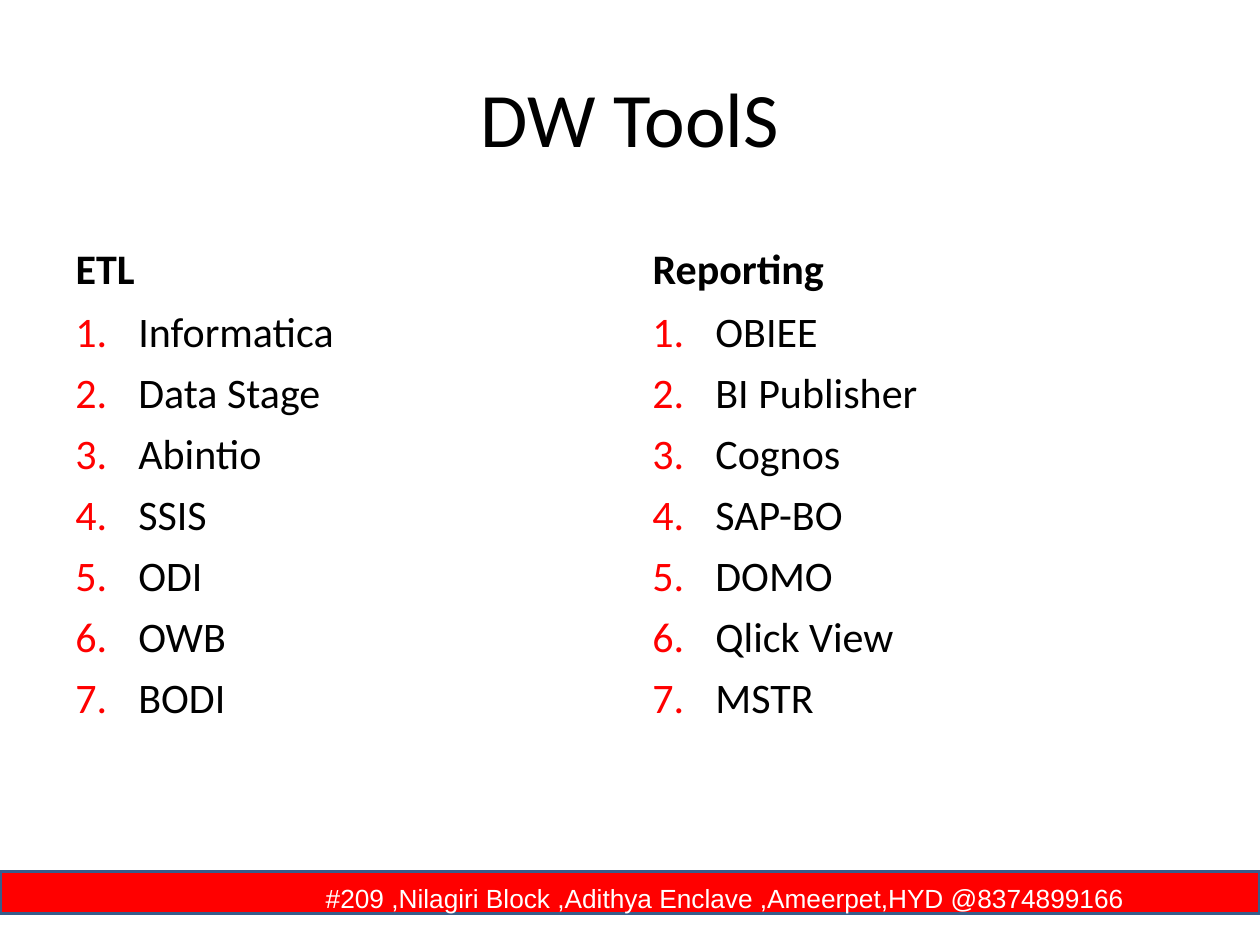
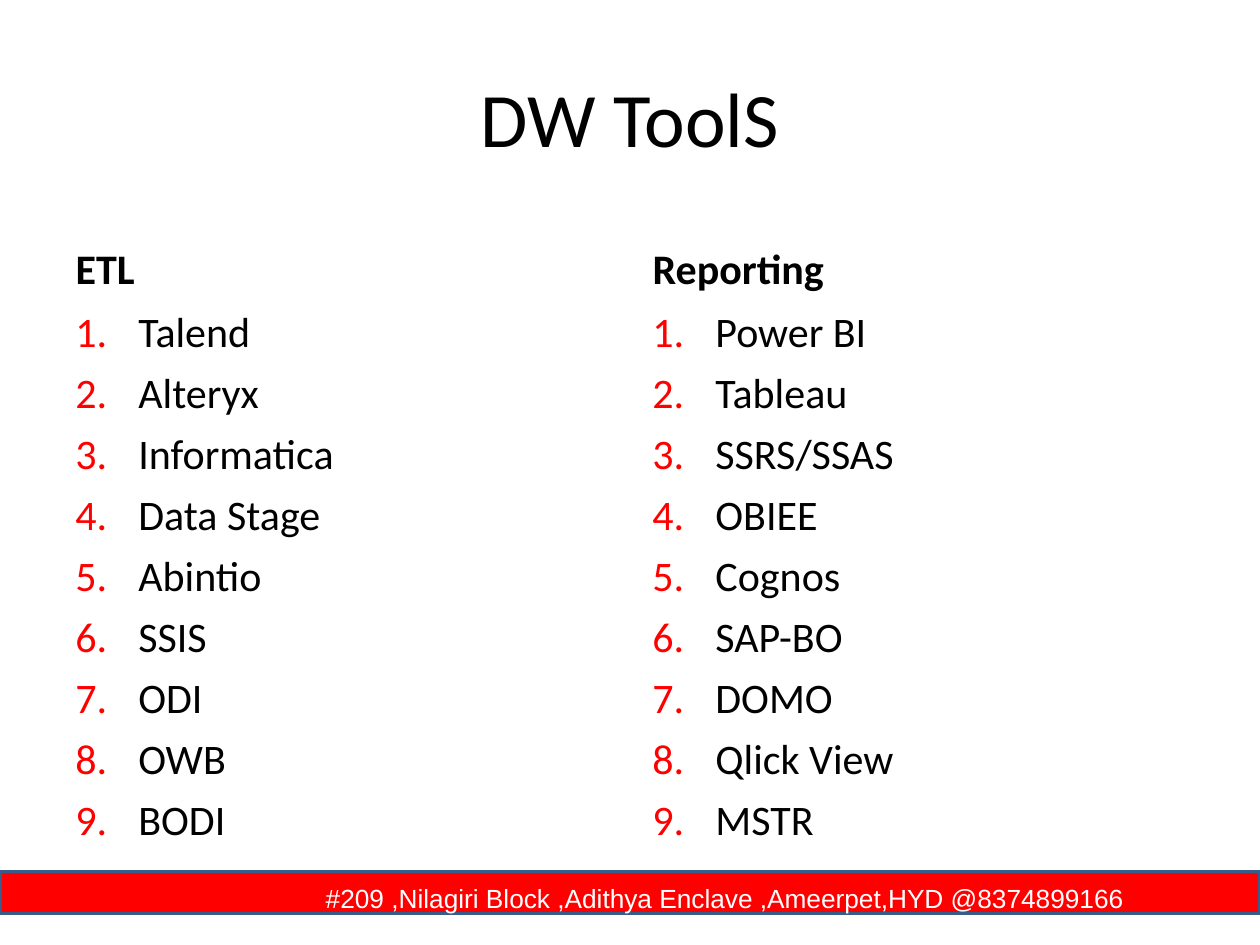
Before and after one commit to rritec/snowflake, a slide deck: slide 9 of Demo1.2.ppt. Drawn at 1260x945 pixels with LibreOffice and Linux fonts; fonts in the diff are those of the drawing; background and template pictures are left out. Boxes give left, top, right and bottom in pixels: in the first picture for what was removed or moved away, otherwise in the second. Text is boxed around its words. In the diff, an @@ line names an element or a change of style, - is before the commit and + after.

```diff
--- a/Demo1.2.ppt
+++ b/Demo1.2.ppt
@@ text at box(138, 317, 258, 415): paragraphs added @@
+1. Talend
+2. Alteryx
@@ text at box(715, 320, 893, 471): paragraphs added @@
+1. Power BI
+2. Tableau
+3. SSRS/SSAS
@@ text at box(715, 378, 917, 409): paragraph removed @@
-2. BI Publisher
```
